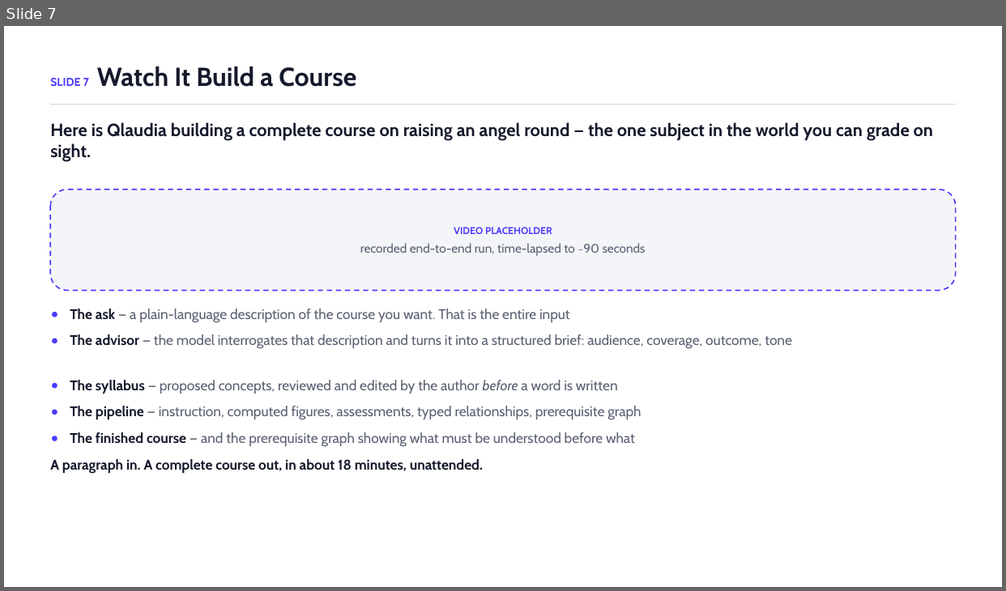
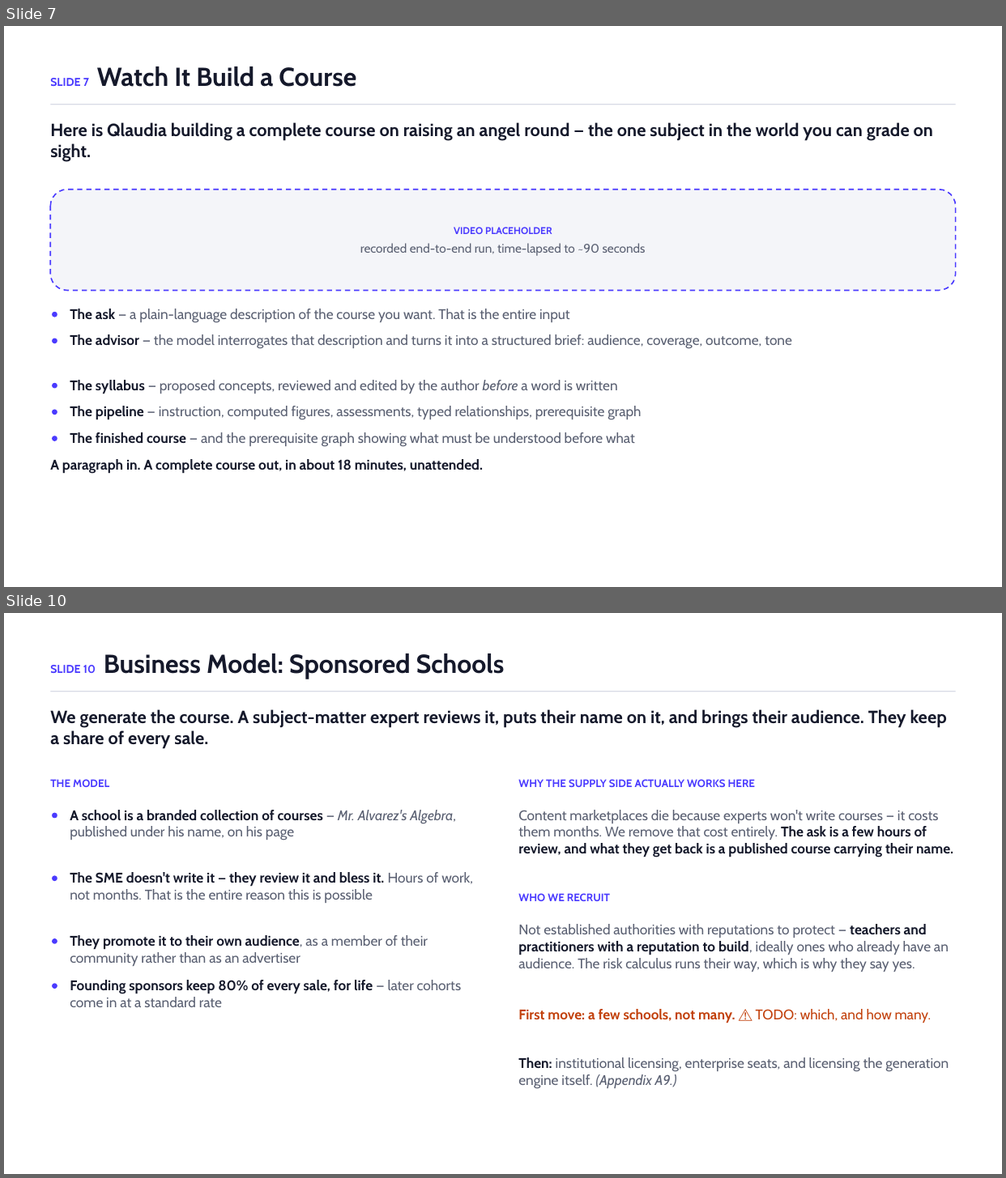
Before and after one commit to ChuckIrvine/qlaudia, a slide deck: pitch_deck/qlaudia_pitch_deck.pptx. Shown one above the other, each under a label of ours: slide 7 before the commit, slides 7 and 10 after it; the slides between them are not shown. The pictures are 1006x591 and 1006x1178 pixels, drawn with LibreOffice and Linux fonts; fonts in the diff are those of the drawing. Boxes give left, top, right and bottom in pixels: in the first picture for what was removed or moved away, otherwise in the second. Text is boxed around its words. In the diff, an @@ line names an element or a change of style, - is before the commit and + after.

```diff
--- a/pitch_deck/qlaudia_pitch_deck.pptx
+++ b/pitch_deck/qlaudia_pitch_deck.pptx
@@ slide 10 added at bbox=[4, 613, 1002, 1174], background #FFFFFF @@
@@ text added at bbox=[50, 653, 505, 679], 25 pt, text #15192B, bold @@
+SLIDE 10 Business Model: Sponsored Schools
@@ rectangle added at bbox=[50, 691, 956, 692], fill #D8DBE6 @@
@@ text added at bbox=[50, 709, 947, 749], 17 pt, text #15192B, bold @@
+We generate the course. A subject-matter expert reviews it, puts their name on it, and brings their audience. They keep a share of every sale.
@@ text added at bbox=[50, 779, 109, 787], 10.4 pt, text #4A3AFF, bold @@
+THE MODEL
@@ text added at bbox=[518, 779, 755, 787], 10.4 pt, text #4A3AFF, bold @@
+WHY THE SUPPLY SIDE ACTUALLY WORKS HERE
@@ ellipse added at bbox=[52, 813, 57, 818], fill #4A3AFF @@
@@ text added at bbox=[70, 810, 456, 841], 13.5 pt, text #5A6072 @@
+A school is a branded collection of courses — Mr. Alvarez's Algebra, published under his name, on his page
@@ text added at bbox=[518, 810, 953, 858], 13.5 pt, text #5A6072 @@
+Content marketplaces die because experts won't write courses — it costs them months. We remove that cost entirely. The ask is a few hours of review, and what they get back is a published course carrying their name.
@@ ellipse added at bbox=[52, 875, 57, 881], fill #4A3AFF @@
@@ text added at bbox=[70, 872, 473, 903], 13.5 pt, text #5A6072 @@
+The SME doesn't write it — they review it and bless it. Hours of work, not months. That is the entire reason this is possible
@@ text added at bbox=[518, 893, 610, 901], 10.4 pt, text #4A3AFF, bold @@
+WHO WE RECRUIT
@@ text added at bbox=[518, 924, 948, 972], 13.5 pt, text #5A6072 @@
+Not established authorities with reputations to protect — teachers and practitioners with a reputation to build, ideally ones who already have an audience. The risk calculus runs their way, which is why they say yes.
@@ ellipse added at bbox=[52, 939, 57, 944], fill #4A3AFF @@
@@ text added at bbox=[70, 935, 428, 966], 13.5 pt, text #5A6072 @@
+They promote it to their own audience, as a member of their community rather than as an advertiser
@@ ellipse added at bbox=[52, 983, 57, 989], fill #4A3AFF @@
@@ text added at bbox=[70, 980, 462, 1007], 13.5 pt, text #15192B, bold @@
+Founding sponsors keep 80% of every sale, for life — later cohorts come in at a standard rate
@@ text added at bbox=[518, 1009, 931, 1024], 13.5 pt, text #C2410C, bold @@
+First move: a few schools, not many. ⚠️ TODO: which, and how many.
@@ text added at bbox=[518, 1058, 948, 1089], 13.5 pt, text #5A6072 @@
+Then: institutional licensing, enterprise seats, and licensing the generation engine itself. (Appendix A9.)
```
Also in this commit, not shown: 9 slides changed, 4 other slides added, 6 slides removed, 2 other files.
